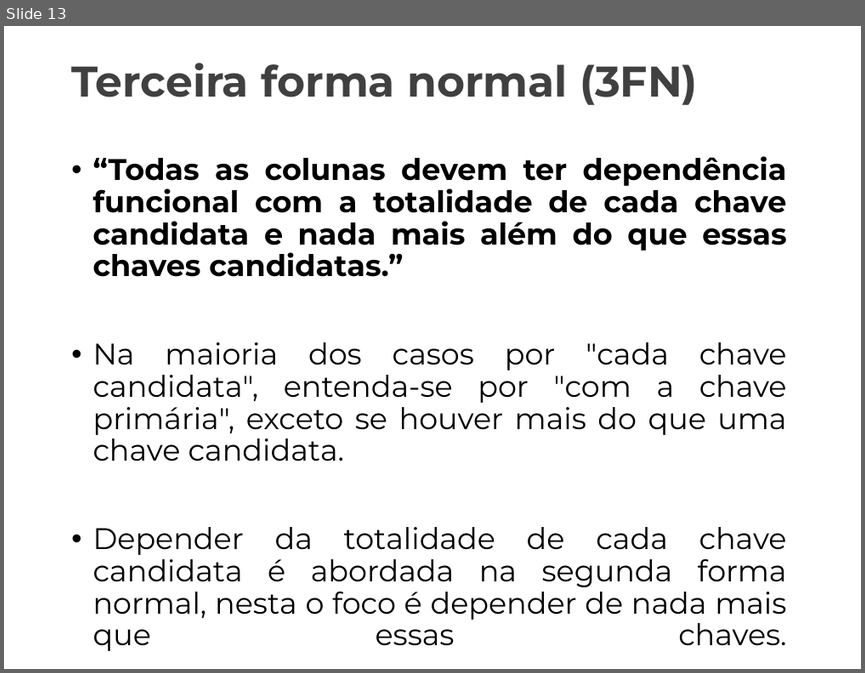
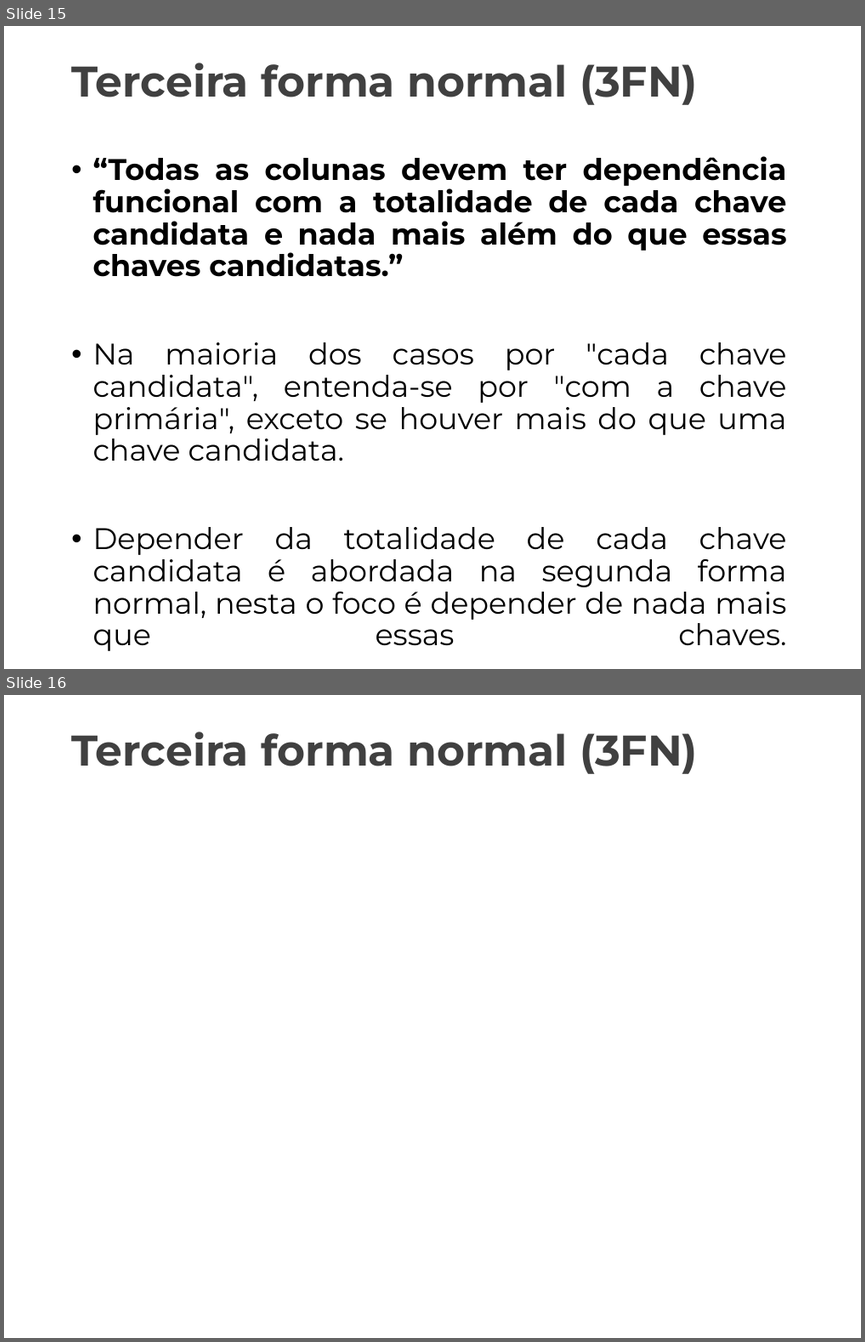
Before and after one commit to Marcaum04/Normalizacao-G2M, a slide deck: Projeto_Normalização/Apresentação_Final/AulaInvertida_Normalizacao.pptx. Shown one above the other, each under a label of ours: slide 13 before the commit, slides 15 and 16 after it. The pictures are 865x673 and 865x1342 pixels, drawn with LibreOffice and Linux fonts; fonts in the diff are those of the drawing; background and template pictures are left out. Boxes give left, top, right and bottom in pixels: in the first picture for what was removed or moved away, otherwise in the second. Text is boxed around its words. In the diff, an @@ line names an element or a change of style, - is before the commit and + after.

```diff
--- a/Projeto_Normalização/Apresentação_Final/AulaInvertida_Normalizacao.pptx
+++ b/Projeto_Normalização/Apresentação_Final/AulaInvertida_Normalizacao.pptx
@@ slide 16 added at (4,695,861,1338), background picture (left out) @@
@@ text added at (71,732,698,774), 36 pt, text #404040, bold @@
+Terceira forma normal (3FN)
@@ what was slide 13 is now slide 15 @@
```
Also in this commit, not shown: 7 slides changed, 5 other slides added, 1 other file.
